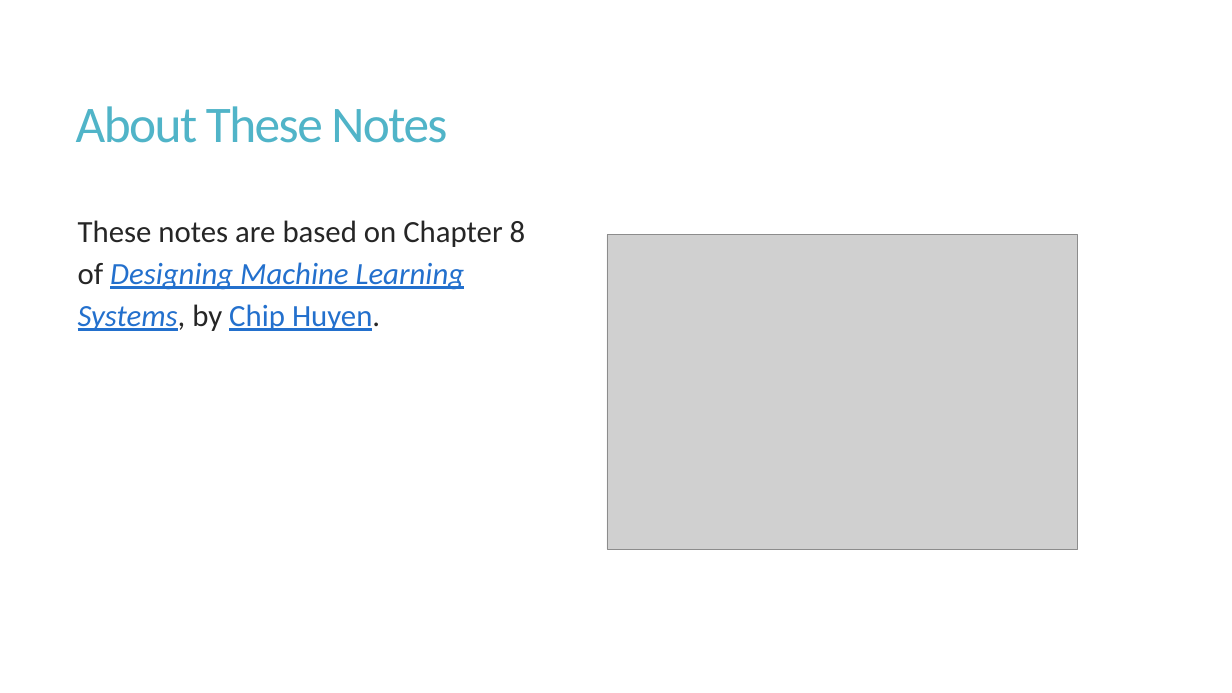
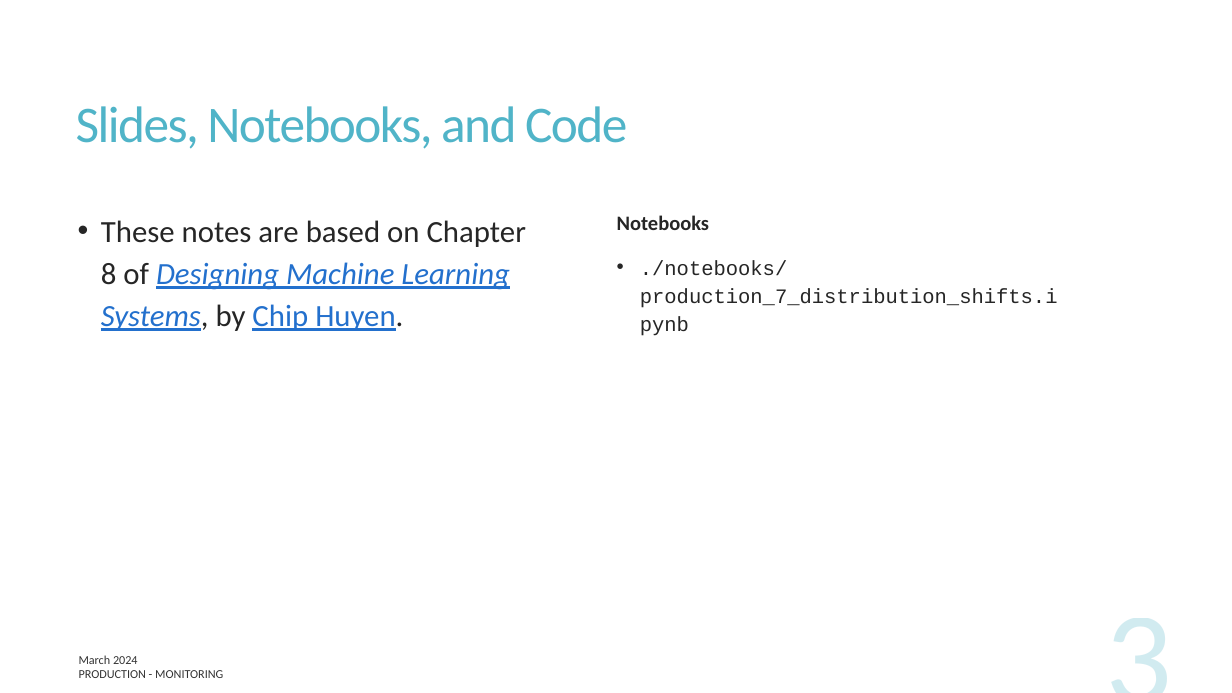
Before and after one commit to UofT-DSI/production, a slide deck: slide 3 of docs/part_7/production_7.pptx. Drawn at 1232x693 pixels with LibreOffice and Linux fonts; fonts in the diff are those of the drawing; grey boxes stand for pictures. Boxes give left, top, right and bottom in pixels: in the first picture for what was removed or moved away, otherwise in the second. Text is boxed around its words. In the diff, an @@ line names an element or a change of style, - is before the commit and + after.

```diff
--- a/docs/part_7/production_7.pptx
+++ b/docs/part_7/production_7.pptx
@@ title at (76, 106, 627, 149): text changed @@
-About These Notes
+Slides, Notebooks, and Code
@@ text "These notes are based on ..." at (101, 220, 526, 331): bullet none to • @@
@@ picture removed at (607, 235, 1079, 549) @@
@@ text added at (617, 215, 1058, 308), 16 pt, text #262626 @@
+Notebooks
+• ./notebooks/production_7_distribution_shifts.ipynb
@@ page number added at (885, 594, 1181, 693), 103 pt, text #50B4C8 at 25% opacity @@
+3
@@ text added at (79, 655, 138, 664), 9.5 pt, text #000000 at 80% opacity @@
+March 2024
@@ text added at (79, 670, 223, 678), 9.5 pt, text #000000 at 80% opacity @@
+PRODUCTION - MONITORING
```
Also in this commit, not shown: 12 other slides changed, 8 slides added, 5 other files.
